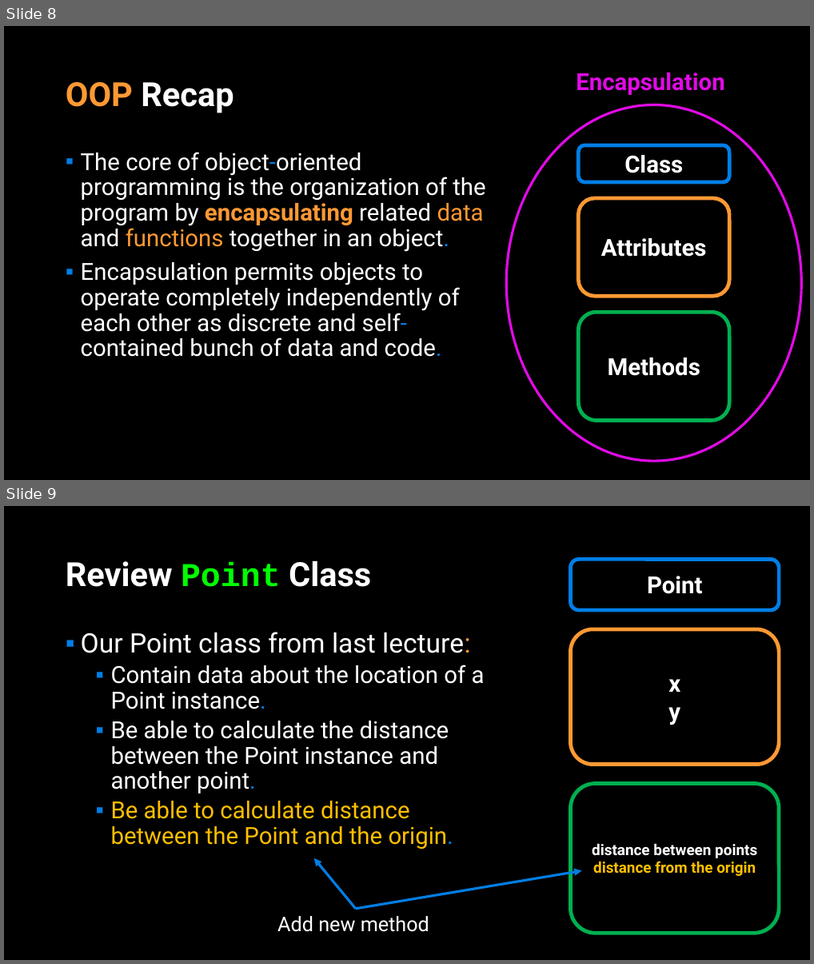
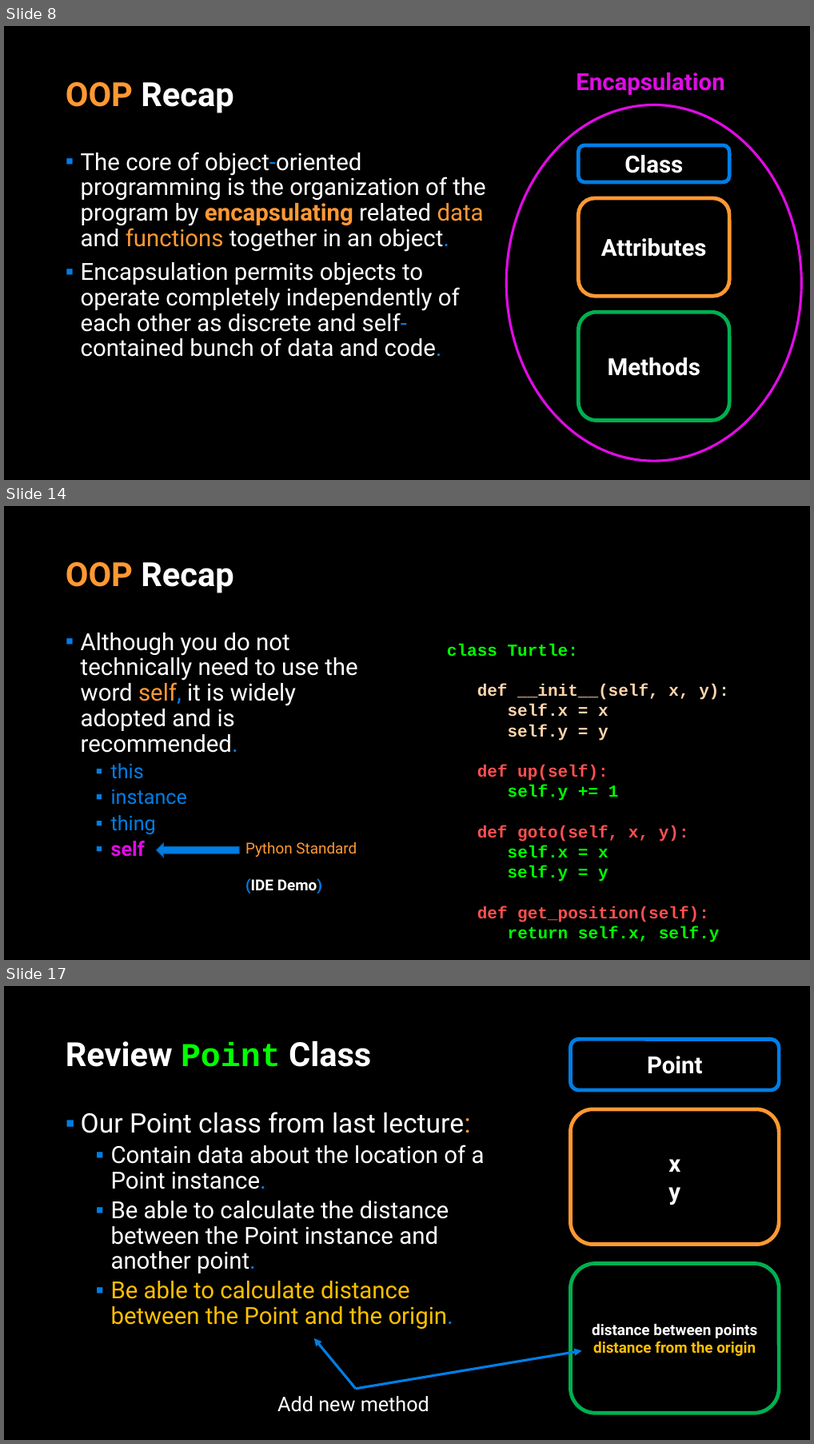
Before and after one commit to APS106/APS106-winter-2022-material, a slide deck: lectures/week10/lecture2/slides/week10_lecture2.pptx. Shown one above the other, each under a label of ours: slides 8 and 9 before the commit, slides 8, 14 and 17 after it; the slides between them are not shown. The pictures are 814x964 and 814x1444 pixels, drawn with LibreOffice and Linux fonts; fonts in the diff are those of the drawing; background and template pictures are left out. Boxes give left, top, right and bottom in pixels: in the first picture for what was removed or moved away, otherwise in the second. Text is boxed around its words. In the diff, an @@ line names an element or a change of style, - is before the commit and + after.

```diff
--- a/lectures/week10/lecture2/slides/week10_lecture2.pptx
+++ b/lectures/week10/lecture2/slides/week10_lecture2.pptx
@@ slide 14 added at bbox=[4, 506, 810, 960], background picture (left out) @@
@@ title added at bbox=[66, 562, 234, 593], 39.6 pt, text #FFFFFF, bold @@
+OOP Recap
@@ text added at bbox=[81, 632, 358, 856], 28 pt, text #FFFFFF @@
+▪ Although you do not technically need to use the word self, it is widely adopted and is recommended.
+  ▪ this
+  ▪ instance
+  ▪ thing
+  ▪ self
@@ text added at bbox=[447, 644, 730, 942], 20 pt, text #00FF00, bold @@
+class Turtle:
+def __init__(self, x, y):
+self.x = x
+self.y = y
+def up(self):
+self.y += 1
+def goto(self, x, y):
+self.x = x
+self.y = y
+def get_position(self):
+return self.x, self.y
@@ text added at bbox=[246, 841, 357, 893], 18 pt, text #FF9933 @@
+Python Standard
+(IDE Demo)
@@ right arrow added at bbox=[157, 843, 239, 857], fill #017EE5, outline #015DA9 1 pt @@
@@ what was slide 9 is now slide 17 @@
```
Also in this commit, not shown: 5 slides changed, 8 other slides added, 13 other files.
